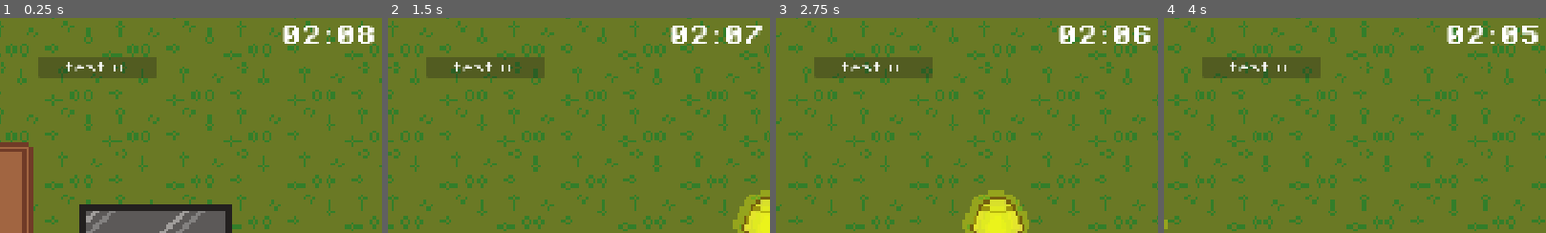
Above: before the commit, frames 1-4 (left to right).
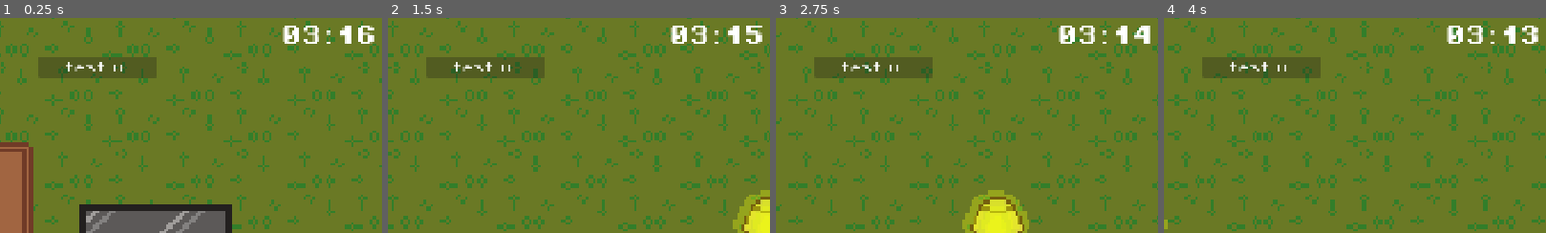
Above: after the commit, the same moments.

Repository: Treno1/NaughtyCat
Game: Godot game, scene res://scenes/lvl1.tscn
Two runs of this game, one before a commit and one after it. Both use one fixed random seed, a clock stepped at 60 frames per second and the inputs below.
Inputs:
- Up to frame 1 (0.25 s): no input
- Up to frame 2 (1.5 s): hold D (move_right) from 0.53 s (still down); tap E (interact) at 0.6, 1.35 s; tap Space (jump) at 0.77 s
- Up to frame 3 (2.75 s): tap Space (jump) at 1.52 s; release D (move_right) at 2.03 s; hold A (move_left) from 2.03 s (still down); tap E (interact) at 2.1 s
- Up to frame 4 (4 s): release A (move_left) at 2.78 s; hold D (move_right) from 2.78 s (still down); tap E (interact) at 2.85, 3.6 s; tap Space (jump) at 3.02, 3.77 s
The pictures show only the part of the screen within x 7-57%, y 4-54%; the shares and areas given below are measured in that part.

The runs differ from the first frame. In frame 1, 0.4% of the frame differs, in the area x 79-98%, y 3-12%; in frame 2, 0.6%; in frame 3, 0.6%; in frame 4, 0.5%.

Commit message:
level tasks and timer infrastructure

Diff:
--- a/scenes/ingame_ui.tscn
+++ b/scenes/ingame_ui.tscn
@@ -12,32 +12,6 @@
 [sub_resource type="LabelSettings" id="LabelSettings_i42rf"]
 font = ExtResource("3_hifx3")
 font_size = 50
-
-[sub_resource type="GDScript" id="GDScript_hifx3"]
-script/source = "extends Label
-
-@export var start_minutes := 0
-@export var start_seconds := 0
-
-@onready var timer: Timer = $Timer
-
-# Called when the node enters the scene tree for the first time.
-func _ready() -> void:
-	timer.start(start_seconds + start_minutes * 60)
-
-
-# Called every frame. 'delta' is the elapsed time since the previous frame.
-func _process(_delta: float) -> void:
-	text = _get_time_str(timer.time_left)
-
-
-func _get_time_str(time: float) -> String:
-	var minutes = time / 60 as int
-	var seconds = int(time) % 60 as int
-
-	return str(minutes).pad_zeros(2) + \":\" + str(seconds).pad_zeros(2)
-
-"
 
 [node name="CanvasLayer" type="CanvasLayer"]
 script = ExtResource("1_npobg")
@@ -86,8 +60,5 @@
 grow_horizontal = 2
 text = "02:15"
 label_settings = SubResource("LabelSettings_i42rf")
-script = SubResource("GDScript_hifx3")
-start_minutes = 2
-start_seconds = 9
 
 [node name="Timer" type="Timer" parent="CountdownLabel"]
--- a/scenes/lvl1.tscn
+++ b/scenes/lvl1.tscn
@@ -1,7 +1,9 @@
-[gd_scene load_steps=28 format=3 uid="uid://c8i4g673wuxt1"]
+[gd_scene load_steps=31 format=3 uid="uid://c8i4g673wuxt1"]
 
 [ext_resource type="Script" uid="uid://bao8i56q8jlrq" path="res://scripts/game_manager.gd" id="1_kylad"]
 [ext_resource type="PackedScene" uid="uid://rn0vmqxk6m2u" path="res://scenes/ingame_ui.tscn" id="2_28l0p"]
+[ext_resource type="Script" uid="uid://xyjkgwsvi77o" path="res://scripts/level_data.gd" id="2_yq2hi"]
+[ext_resource type="Script" uid="uid://ch7pe31yvd7f2" path="res://scripts/task_data.gd" id="3_2tpkn"]
 [ext_resource type="Texture2D" uid="uid://b42f1ayg7sfar" path="res://assets/sprites/lvl1/Room.png" id="3_yq2hi"]
 [ext_resource type="PackedScene" uid="uid://co1pxrnjscwd0" path="res://scenes/player.tscn" id="4_2tpkn"]
 [ext_resource type="PackedScene" uid="uid://cocn3nc3mwbvg" path="res://scenes/landing_collision.tscn" id="5_6oc1e"]
@@ -11,6 +13,12 @@
 [ext_resource type="Texture2D" uid="uid://dbmrc5i2ah281" path="res://assets/sprites/lvl1/Scratches - Couch scratch 1.png" id="9_cpkqi"]
 [ext_resource type="Texture2D" uid="uid://clfenjtshp1ie" path="res://assets/sprites/lvl1/Scratches - Couch scratch 2.png" id="10_tpdyh"]
 [ext_resource type="Texture2D" uid="uid://ck7e81bgj6d2p" path="res://assets/sprites/lvl1/Scratches - Couch scratch 3.png" id="11_sx06d"]
+
+[sub_resource type="Resource" id="Resource_6oc1e"]
+script = ExtResource("3_2tpkn")
+interactables_to_complete = Array[NodePath]([NodePath("../Interactables/CouchScratchArea")])
+task_ui_text = "Scratch the couch"
+metadata/_custom_type_script = "uid://ch7pe31yvd7f2"
 
 [sub_resource type="WorldBoundaryShape2D" id="WorldBoundaryShape2D_uwrxv"]
 distance = -11.0
@@ -90,8 +98,11 @@
 
 [node name="GameManager" type="Node" parent="."]
 script = ExtResource("1_kylad")
-is_in_level = true
-time_limit_seconds = 15
+
+[node name="LevelData" type="Node" parent="."]
+script = ExtResource("2_yq2hi")
+tasks = Array[ExtResource("3_2tpkn")]([SubResource("Resource_6oc1e")])
+timer_limit_seconds = 197
 
 [node name="IngameUI" parent="." instance=ExtResource("2_28l0p")]
 
--- a/scripts/game_manager.gd
+++ b/scripts/game_manager.gd
@@ -1,27 +1,25 @@
 extends Node
 
-var pending := 2
+var pending := 3
 var _player: CatPlayer = null
 var _ingame_ui: IngameUI = null
-
-@export var is_in_level: bool = false
-@export var time_limit_seconds: int = 0
-
+var _level_data: LevelData = null
 
 func _on_system_ready() -> void:
 	pending -= 1
 	if pending != 0:
 		return
 
-	await get_tree().current_scene.ready
-
-	if !is_in_level:
+	if !_is_in_level():
 		return
 
-	_ingame_ui.set_timer(time_limit_seconds)
+	_ingame_ui.set_timer(_level_data.timer_limit_seconds)
 
 	# for debug reasons
 	start_play()
+
+func _is_in_level():
+	return _level_data != null
 
 func set_player(player: CatPlayer) -> void:
 	_player = player
@@ -31,6 +29,10 @@
 	_ingame_ui = ingame_ui
 	_ingame_ui.system_ready.connect(_on_system_ready)
 
+func set_level_data(level_data: LevelData) -> void:
+	_level_data = level_data
+	_level_data.system_ready.connect(_on_system_ready)
+
 
 func start_play() -> void:
 	# Give controls to player
--- a/scripts/ingame_ui.gd
+++ b/scripts/ingame_ui.gd
@@ -3,7 +3,7 @@
 
 signal system_ready
 
-@onready var timer: Timer = $Timer
+@onready var timer: Timer = $CountdownLabel/Timer
 @onready var countdown_label: Label = $CountdownLabel
 
 func set_timer(total_seconds: int) -> void:
--- a/scripts/interactable.gd
+++ b/scripts/interactable.gd
@@ -1,5 +1,10 @@
 extends Area2D
 class_name Interactable
 
+signal interaction_complete
+
 func interact() -> void:
 	return
+
+func complete_interaction() -> void:
+	emit_signal("interaction_complete")
--- a/scripts/interactable_scratch.gd
+++ b/scripts/interactable_scratch.gd
@@ -20,3 +20,5 @@
 	if scratch_cnt >= animations_count:
 		self.monitorable = false
 		self.monitoring = false
+
+		complete_interaction()
--- /dev/null
+++ b/scripts/level_data.gd
@@ -0,0 +1,12 @@
+extends Node
+class_name LevelData
+
+signal system_ready
+
+@export var tasks: Array[TaskData] = []
+@export var timer_limit_seconds: int = 120
+
+
+func _ready() -> void:
+	GameManager.set_level_data(self)
+	emit_signal("system_ready")
--- /dev/null
+++ b/scripts/task_data.gd
@@ -0,0 +1,5 @@
+extends Resource
+class_name TaskData
+
+@export var interactables_to_complete: Array[NodePath] = []
+@export var task_ui_text: String
Not shown: 1 places in scenes/ingame_ui.tscn that only renumber resources
Not shown, added: scripts/level_data.gd.uid
Not shown, added: scripts/task_data.gd.uid
